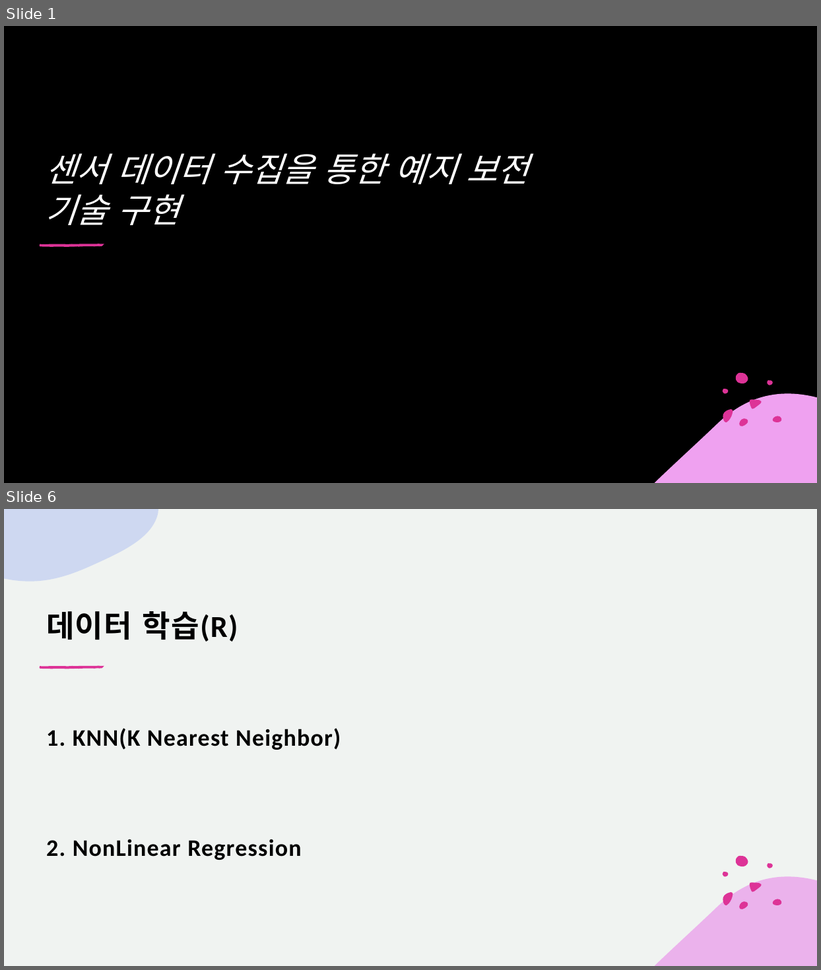
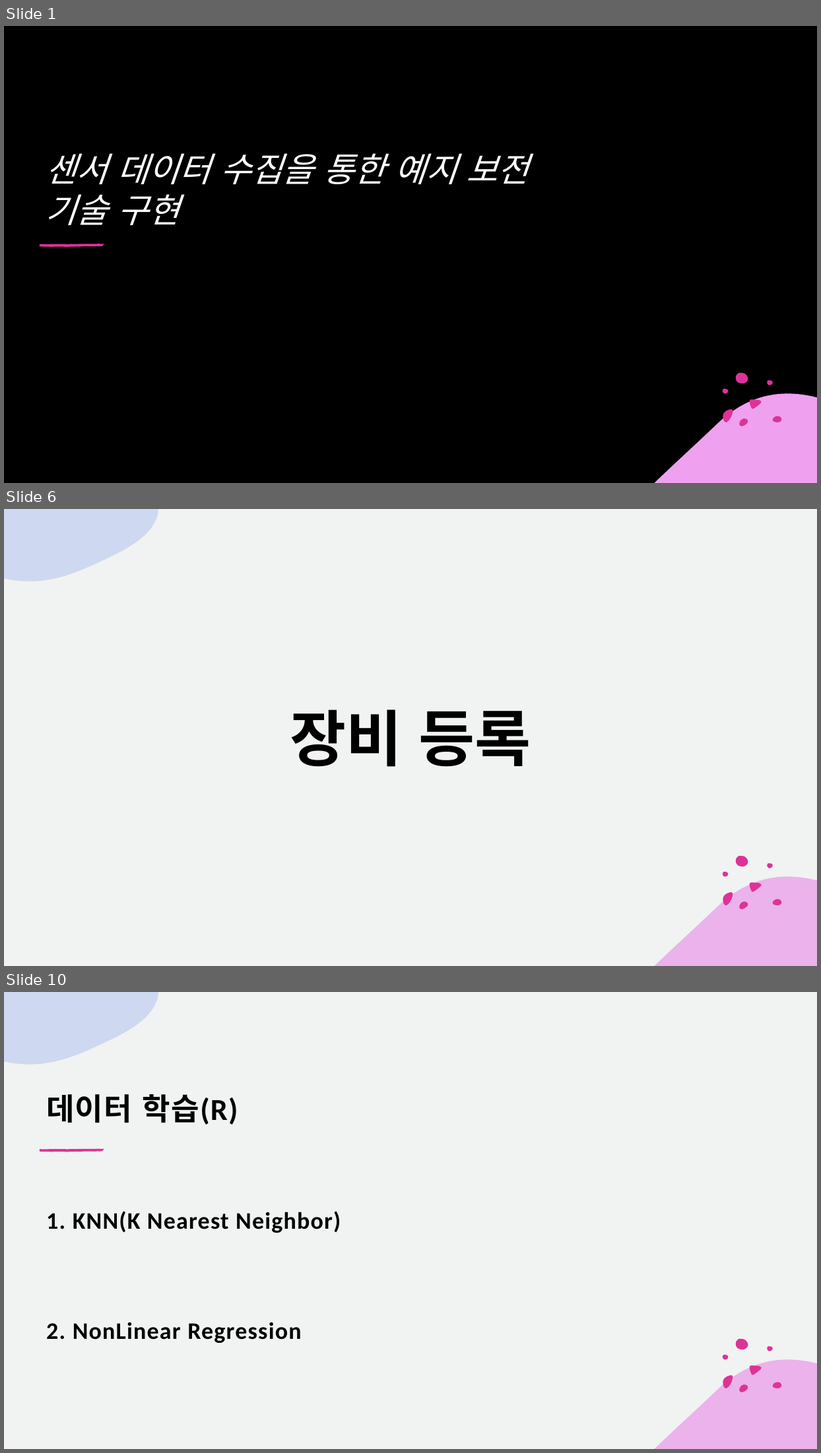
Before and after one commit to ssoonyoi/project, a slide deck: doc/프레젠테이션1.pptx. Shown one above the other, each under a label of ours: slides 1 and 6 before the commit, slides 1, 6 and 10 after it; the slides between them are not shown. The pictures are 821x970 and 821x1453 pixels, drawn with LibreOffice and Linux fonts; fonts in the diff are those of the drawing; background and template pictures are left out; a plain dark background stands for a picture behind light text. Boxes give left, top, right and bottom in pixels: in the first picture for what was removed or moved away, otherwise in the second. Text is boxed around its words. In the diff, an @@ line names an element or a change of style, - is before the commit and + after.

```diff
--- a/doc/프레젠테이션1.pptx
+++ b/doc/프레젠테이션1.pptx
@@ slide 6 added at [4, 509, 817, 966], background #F0F3F1; not listed: 9 template elements that a slide beside it also shows @@
@@ text added at [290, 710, 531, 767], 72 pt, text #000000, bold @@
+장비 등록
@@ what was slide 6 is now slide 10 @@
```
Also in this commit, not shown: 5 slides changed, 3 other slides added.
